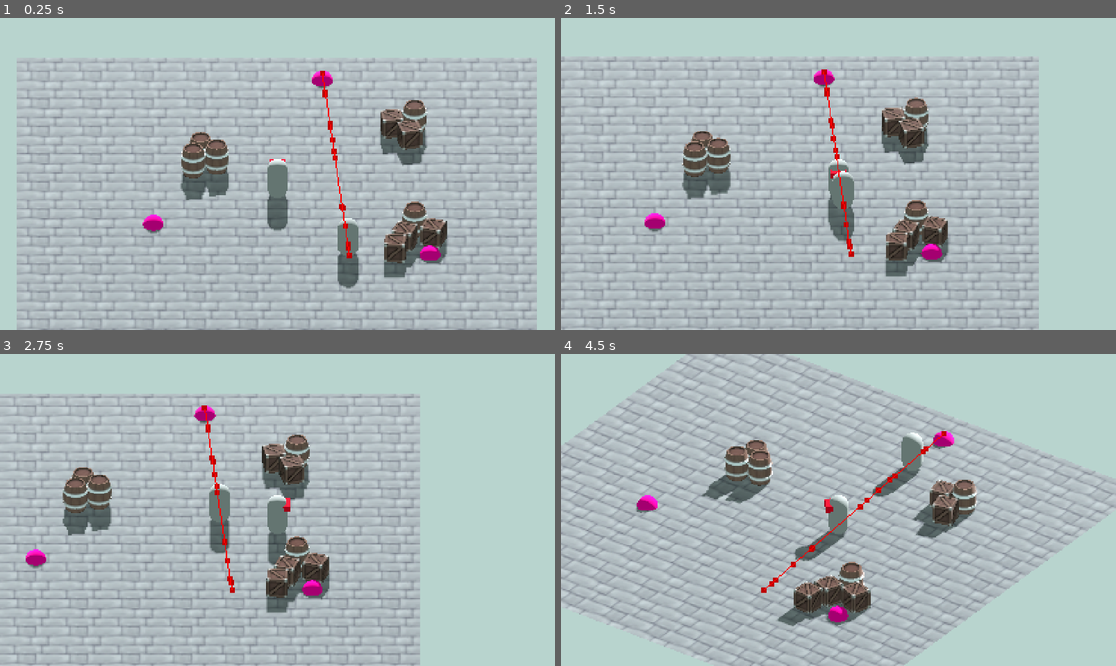
Above: before the commit, frames 1-4 (two rows, left to right).
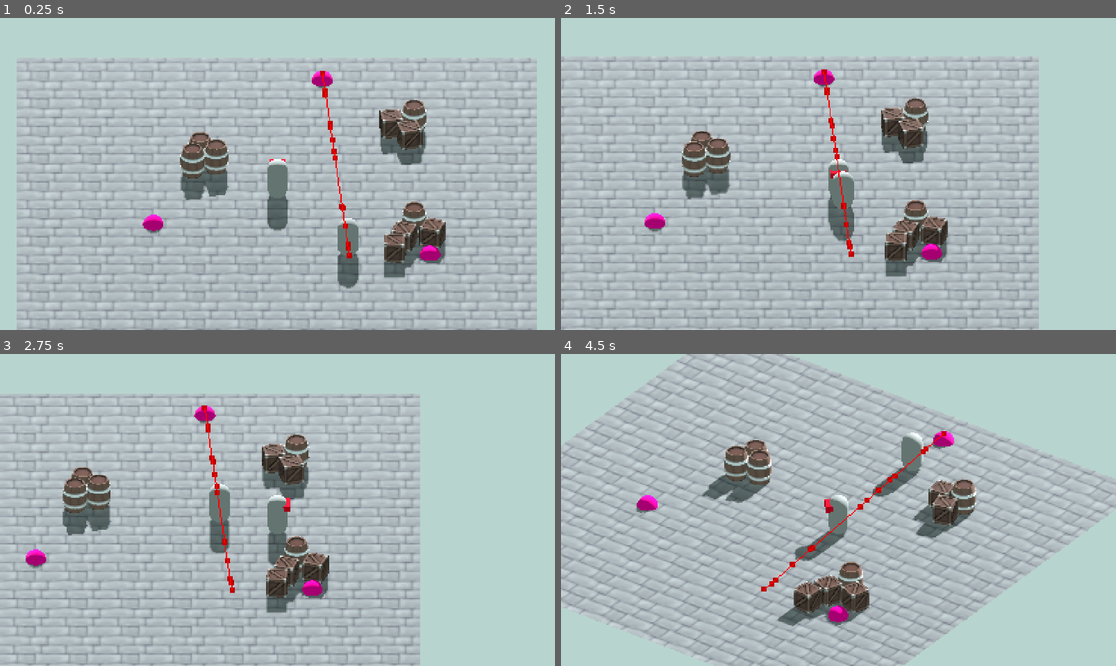
Above: after the commit, the same moments.

Repository: dino460/Synchronicity
Game: Godot game, scene res://scenes/main.tscn
The game is run twice, just before and just after one commit, with the same random seed, the same clock (stepped at 60 frames per second) and the same inputs.
Inputs:
- Up to frame 1 (0.25 s): no input
- Up to frame 2 (1.5 s): hold D (player_move_right) 0.53-1.28 s; tap L (attack_heavy) at 0.6 s; hold S (player_move_backward) from 1.28 s (still down); tap K (attack_light) at 1.35 s
- Up to frame 3 (2.75 s): tap Enter at 2 s; release S (player_move_backward) at 2.03 s; hold D (player_move_right) from 2.03 s (still down); tap Space (player_dash) at 2.1 s
- Up to frame 4 (4.5 s): release D (player_move_right) at 2.78 s; hold W (player_move_forward) 2.78-3.53 s; tap Shift (player_run) at 2.85 s; hold A (player_move_left) from 3.53 s (still down); tap Q (rotate_camera_left) at 3.6 s; tap E (rotate_camera_right) at 4.35 s

The runs differ from the first frame. In frame 1, 0.6% of the frame differs, in the area x 32-81%, y 22-82%; in frame 2, 0.5%; in frame 3, 0.5%; in frame 4, 0.7%, in the area x 2-98%, y 1-100%.

Commit message:
Created beginings of NPC related scripts and Scheduler

Diff:
--- a/scenes/main.tscn
+++ b/scenes/main.tscn
@@ -1,10 +1,11 @@
-[gd_scene load_steps=16 format=3 uid="uid://divk0ab7tgtd0"]
+[gd_scene load_steps=17 format=3 uid="uid://divk0ab7tgtd0"]
 
 [ext_resource type="PackedScene" uid="uid://bylwa0aplfyax" path="res://scenes/player.tscn" id="1_ywxjf"]
 [ext_resource type="Texture2D" uid="uid://bup7t2v40s3iw" path="res://assets/lukkys textures/brick_dark_color_corrected.png" id="2_gqjc7"]
 [ext_resource type="PackedScene" uid="uid://decyj3xqmljig" path="res://scenes/props/barrel.tscn" id="4_4cap6"]
 [ext_resource type="PackedScene" uid="uid://bvs1xcg0yjlxv" path="res://scenes/props/crate.tscn" id="5_d76mp"]
-[ext_resource type="Script" path="res://scripts/test_npc.gd" id="5_xya3a"]
+[ext_resource type="Script" path="res://scripts/npc/test_npc.gd" id="5_xya3a"]
+[ext_resource type="Script" path="res://scripts/npc/scheduler.gd" id="6_6askm"]
 
 [sub_resource type="BoxShape3D" id="BoxShape3D_7h77l"]
 size = Vector3(25, 1, 25)
@@ -70,6 +71,7 @@
 shape = SubResource("BoxShape3D_7h77l")
 
 [node name="NavigationRegion3D" type="NavigationRegion3D" parent="SubViewportContainer/SubViewport/Ground"]
+transform = Transform3D(1, 0, 0, 0, 1, 0, 0, 0, 1, -0.0252132, -4.76837e-07, 0.00361061)
 navigation_mesh = SubResource("NavigationMesh_t33e6")
 
 [node name="Obstacles" type="Node3D" parent="SubViewportContainer/SubViewport/Ground/NavigationRegion3D"]
@@ -147,3 +149,7 @@
 
 [node name="MeshInstance3D" type="MeshInstance3D" parent="SubViewportContainer/SubViewport/Targets/Tg3"]
 mesh = SubResource("SphereMesh_qq8p3")
+
+[node name="Timer" type="Timer" parent="."]
+script = ExtResource("6_6askm")
+full_day_time = 10
--- /dev/null
+++ b/scripts/npc/home.gd
@@ -0,0 +1,5 @@
+extends Node
+
+class_name Home
+
+@export var location : Vector3
--- /dev/null
+++ b/scripts/npc/job.gd
@@ -0,0 +1,5 @@
+extends Node
+
+class_name Job
+
+@export var location : Vector3
--- /dev/null
+++ b/scripts/npc/npc.gd
@@ -0,0 +1,56 @@
+extends CharacterBody3D
+
+class_name NPC
+
+const base_move_speed     : float = 4.0
+const base_run_multiplier : float = 2.3
+const base_acceleration   : float = 3.0
+
+@export var job                : Job
+@export var age                : int
+@export var home               : Home
+@export var points_of_interest : Array[Node3D]
+
+@onready var navigation_agent: NavigationAgent3D = $NavigationAgent3D
+
+var navigation_enabled : bool = false
+
+
+func mod_by_age() -> float:
+	return maxf(-sin(age / 31.85) * log(age / 100.0), 0.5)
+
+func get_move_speed() -> float:
+	return base_move_speed * mod_by_age()
+
+func get_run_speed() -> float:
+	return get_move_speed() * base_run_multiplier
+
+func get_acceleration() -> float:
+	return base_acceleration * mod_by_age()
+
+
+func _ready():
+	# Make sure to not await during _ready.
+	call_deferred("actor_setup")
+
+func actor_setup():
+	navigation_agent.debug_enabled = true
+	# Wait for the first physics frame so the NavigationServer can sync.
+	await get_tree().physics_frame
+
+	# Now that the navigation map is no longer empty, set the movement target.
+	set_movement_target(home.location)
+
+func set_movement_target(movement_target: Vector3):
+	navigation_agent.set_target_position(movement_target)
+	navigation_enabled = true
+
+func _physics_process(delta):
+	if navigation_agent.is_navigation_finished() && navigation_enabled:
+		return
+
+	var current_agent_position: Vector3 = global_position
+	var next_path_position: Vector3 = navigation_agent.get_next_path_position()
+
+	velocity = current_agent_position.direction_to(next_path_position) * get_move_speed()
+	move_and_slide()
--- /dev/null
+++ b/scripts/npc/scheduler.gd
@@ -0,0 +1,20 @@
+extends Timer
+
+@export var full_day_time : int = 600
+@export var sun_up_time_proportion : float = 0.5
+
+@export var is_sun_up : bool = false
+
+
+func _ready() -> void:
+	is_sun_up = true
+	wait_time = full_day_time
+	start()
+
+func _process(_delta: float) -> void:
+	if time_left <= (full_day_time * sun_up_time_proportion):
+		is_sun_up = false
+
+	if is_stopped():
+		is_sun_up = true
+		start()
--- /dev/null
+++ b/scripts/npc/test_npc.gd
@@ -0,0 +1,40 @@
+extends CharacterBody3D
+
+@export var movement_speed: float = 4.0
+@export var movement_targets: Array[Node3D]
+
+var current_index : int = 0
+var first_iteration : bool = true
+
+@onready var navigation_agent: NavigationAgent3D = $NavigationAgent3D
+
+func _ready():
+	# Make sure to not await during _ready.
+	call_deferred("actor_setup")
+
+func actor_setup():
+	navigation_agent.debug_enabled = true
+	# Wait for the first physics frame so the NavigationServer can sync.
+	await get_tree().physics_frame
+
+	# Now that the navigation map is no longer empty, set the movement target.
+	set_movement_target(movement_targets[current_index].position)
+
+func set_movement_target(movement_target: Vector3):
+	first_iteration = false
+	navigation_agent.set_target_position(movement_target)
+
+func _physics_process(delta):
+	if navigation_agent.is_navigation_finished() and not first_iteration:
+		current_index += 1
+		if current_index >= movement_targets.size():
+			current_index = 0
+
+		set_movement_target(movement_targets[current_index].position)
+		return
+
+	var current_agent_position: Vector3 = global_position
+	var next_path_position: Vector3 = navigation_agent.get_next_path_position()
+
+	velocity = current_agent_position.direction_to(next_path_position) * movement_speed
+	move_and_slide()
--- a/scripts/test_npc.gd
+++ /dev/null
@@ -1,42 +0,0 @@
-extends CharacterBody3D
-
-@export var movement_speed: float = 4.0
-@export var movement_targets: Array[Node3D]
-
-var current_index : int = 0
-var first_iteration : bool = true
-
-@onready var navigation_agent: NavigationAgent3D = $NavigationAgent3D
-
-func _ready():
-	# Make sure to not await during _ready.
-	call_deferred("actor_setup")
-
-func actor_setup():
-	navigation_agent.debug_enabled = true
-	# Wait for the first physics frame so the NavigationServer can sync.
-	await get_tree().physics_frame
-
-	# Now that the navigation map is no longer empty, set the movement target.
-	set_movement_target(movement_targets[current_index].position)
-
-func set_movement_target(movement_target: Vector3):
-	first_iteration = false
-	navigation_agent.set_target_position(movement_target)
-
-func _physics_process(delta):
-	print(navigation_agent.target_desired_distance, "\n", navigation_agent.distance_to_target())
-
-	if navigation_agent.is_navigation_finished() and not first_iteration:
-		current_index += 1
-		if current_index >= movement_targets.size():
-			current_index = 0
-
-		set_movement_target(movement_targets[current_index].position)
-		return
-
-	var current_agent_position: Vector3 = global_position
-	var next_path_position: Vector3 = navigation_agent.get_next_path_position()
-
-	velocity = current_agent_position.direction_to(next_path_position) * movement_speed
-	move_and_slide()
Not shown, changed: assets/lukkys props/containers/barrel.glb.import
Not shown, changed: assets/lukkys props/containers/crate.glb.import
Not shown, changed: assets/lukkys props/furniture/bench.glb.import
Not shown, changed: assets/lukkys props/furniture/chair.glb.import
Not shown, changed: assets/lukkys props/furniture/closet_large.glb.import
Not shown, changed: assets/lukkys props/furniture/closet_medium.glb.import
Not shown, changed: assets/lukkys props/furniture/closet_small.glb.import
Not shown, changed: assets/lukkys props/furniture/stool.glb.import
Not shown, changed: assets/lukkys props/furniture/table.glb.import
Not shown, changed: assets/lukkys props/furniture/tall_stool.glb.import
Not shown, removed: scripts/Medieval.fbx.import
Not shown, changed: scripts/Medieval.fbx
